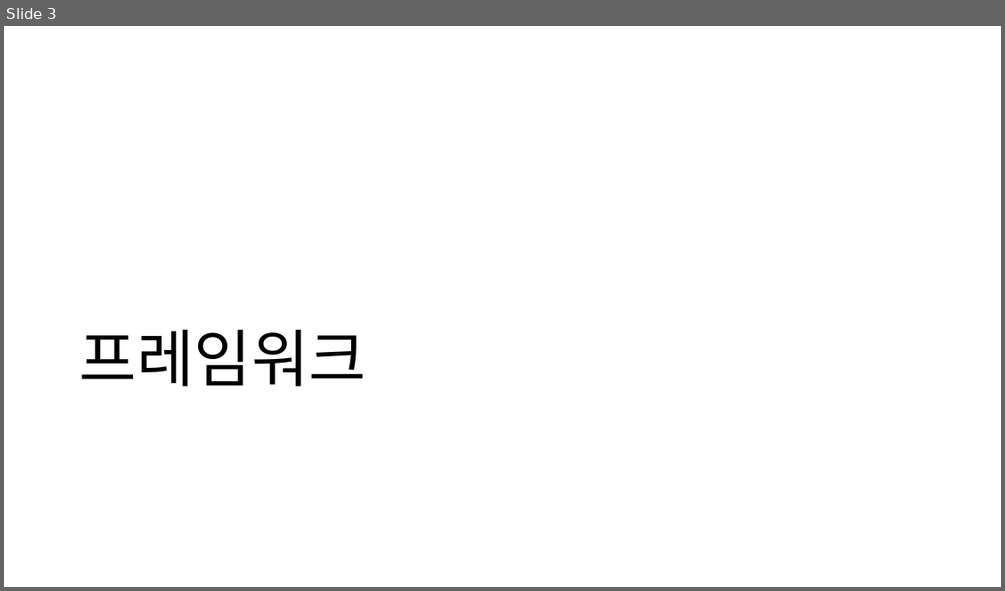
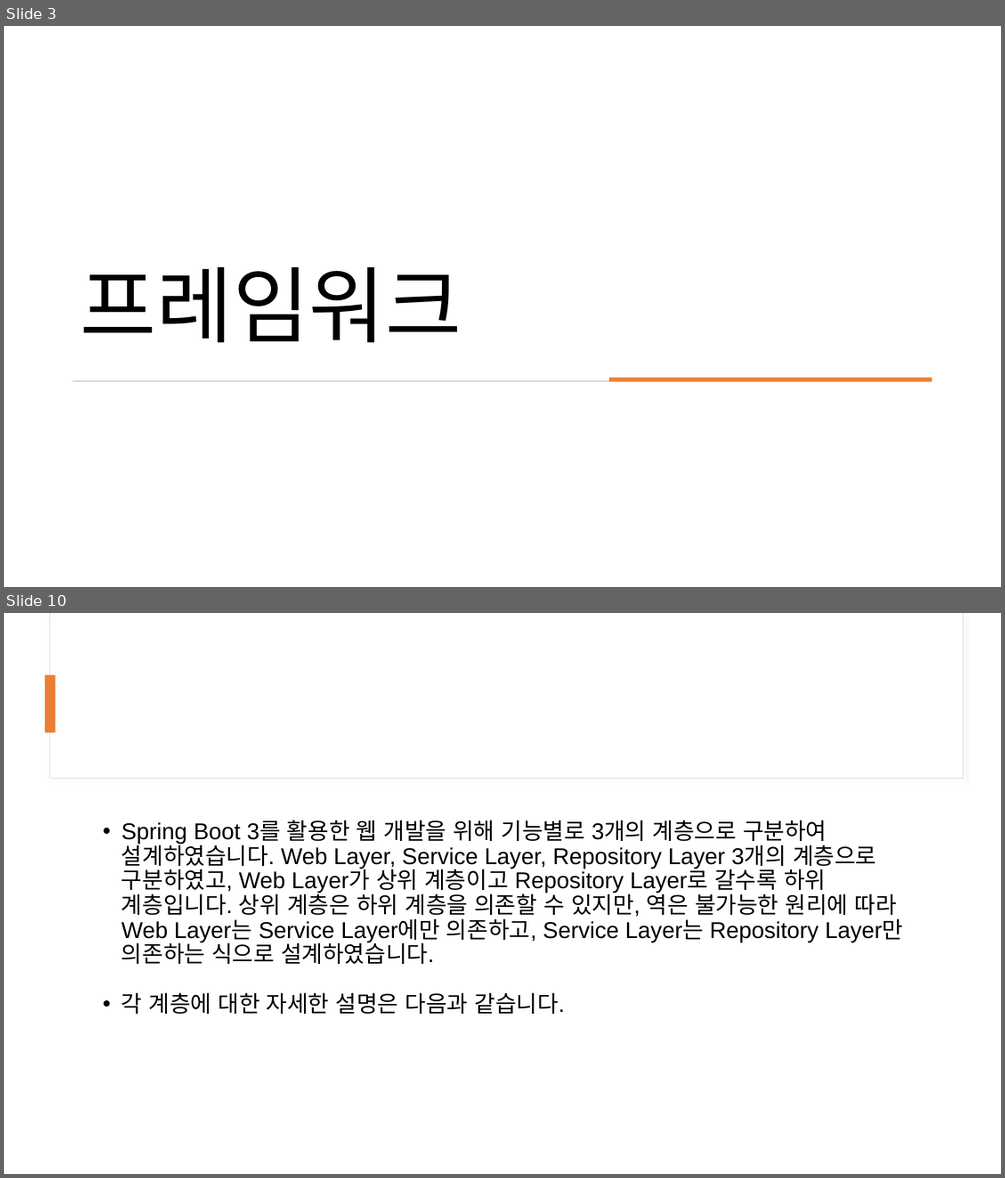
Before and after one commit to Son2kwon/SE_Project, a slide deck: Non-Coding-Region/SE_project 동영상 용 PPT.pptx. Shown one above the other, each under a label of ours: slide 3 before the commit, slides 3 and 10 after it; the slides between them are not shown. The pictures are 1005x591 and 1005x1178 pixels, drawn with LibreOffice and Linux fonts; fonts in the diff are those of the drawing. Boxes give left, top, right and bottom in pixels: in the first picture for what was removed or moved away, otherwise in the second. Text is boxed around its words. In the diff, an @@ line names an element or a change of style, - is before the commit and + after.

```diff
--- a/Non-Coding-Region/SE_project 동영상 용 PPT.pptx
+++ b/Non-Coding-Region/SE_project 동영상 용 PPT.pptx
@@ slide 10 added at (4,613,1001,1174), background #FFFFFF @@
@@ rectangle added at (49,613,963,779), fill #FFFFFF, outline #E1E1E1 0.75 pt @@
@@ rectangle added at (50,613,963,778), fill #FFFFFF @@
@@ rectangle added at (45,675,56,732), fill #ED7D31 @@
@@ text added at (121,819,903,1013), 22 pt, text #000000 @@
+• Spring Boot 3를 활용한 웹 개발을 위해 기능별로 3개의 계층으로 구분하여 설계하였습니다. Web Layer, Service Layer, Repository Layer 3개의 계층으로 구분하였고, Web Layer가 상위 계층이고 Repository Layer로 갈수록 하위 계층입니다. 상위 계층은 하위 계층을 의존할 수 있지만, 역은 불가능한 원리에 따라 Web Layer는 Service Layer에만 의존하고, Service Layer는 Repository Layer만 의존하는 식으로 설계하였습니다.
+• 각 계층에 대한 자세한 설명은 다음과 같습니다.
@@ slide 3 changed as well @@
@@ title "프레임워크": place and size @@
-title "프레임워크" at (80,329,366,386)
+title "프레임워크" at (80,266,461,343)
@@ title "프레임워크" at (80,266,461,343): size 60 to 80 pt @@
@@ rectangle added at (73,380,932,382), fill #D5D5D5 @@
@@ rectangle added at (609,378,932,382), fill #ED7D31 @@
```
Also in this commit, not shown: 3 other slides changed, 24 other slides added, 1 slide removed.
